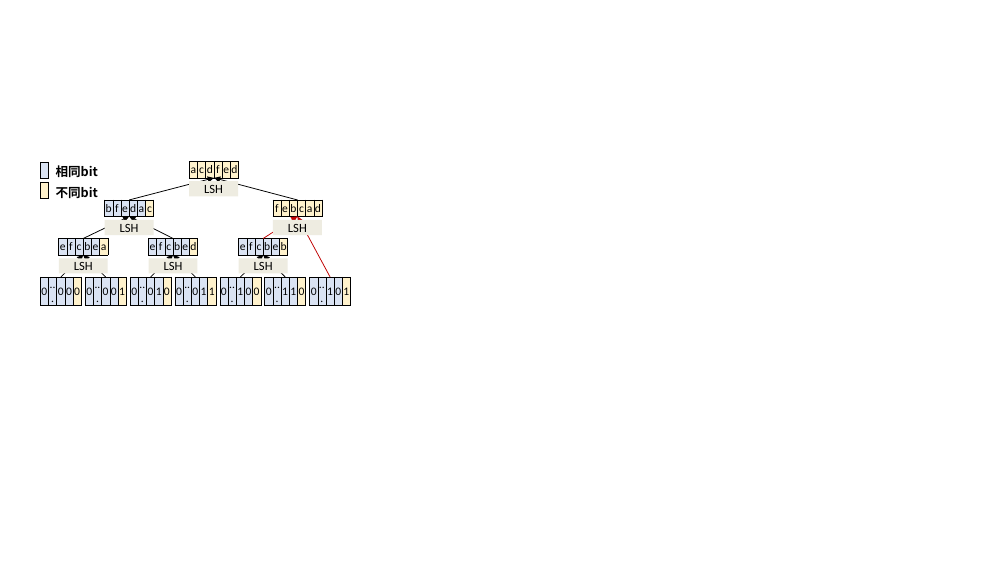
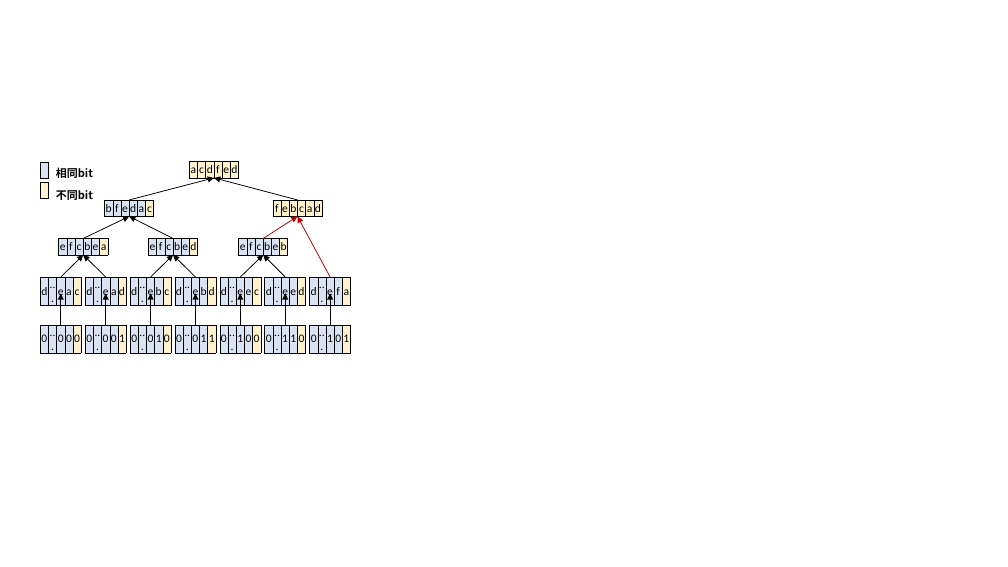
Before and after one commit to Studio-tyx/tyx_thesis_template, a slide deck: slide 26 of figure/timechain/fig.pptx. Drawn at 1008x567 pixels with LibreOffice and Linux fonts; fonts in the diff are those of the drawing. Boxes give left, top, right and bottom in pixels: in the first picture for what was removed or moved away, otherwise in the second. Text is boxed around its words. In the diff, an @@ line names an element or a change of style, - is before the commit and + after.

```diff
--- a/figure/timechain/fig.pptx
+++ b/figure/timechain/fig.pptx
@@ text "不同bit" at (56,190,93,200): size 12 to 10.5 pt @@
@@ text "相同bit" at (56,167,93,178): size 12 to 10.5 pt @@
@@ group removed at (59,181,322,274): 6 rectangles @@
-LSH
-LSH
-LSH
-LSH
-LSH
-LSH
@@ group added at (40,277,352,325): 7 tables, 7 arrows @@
+d | ... | e | a | c
+d | ... | e | a | d
+d | ... | e | b | c
+d | ... | e | b | d
+d | ... | e | f | a
+d | ... | e | e | c
+d | ... | e | e | d
@@ 7 tables: place and size @@
-7 tables at (40,277,352,299)
+7 tables at (40,325,352,346)
```
Also in this commit, not shown: 4 other slides changed, 1 slide added, 6 other files.
